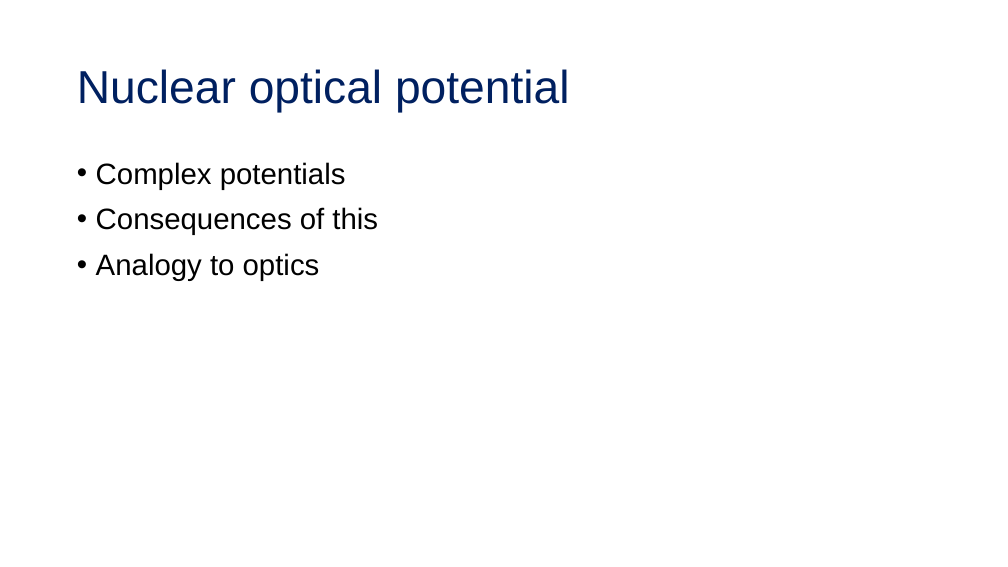
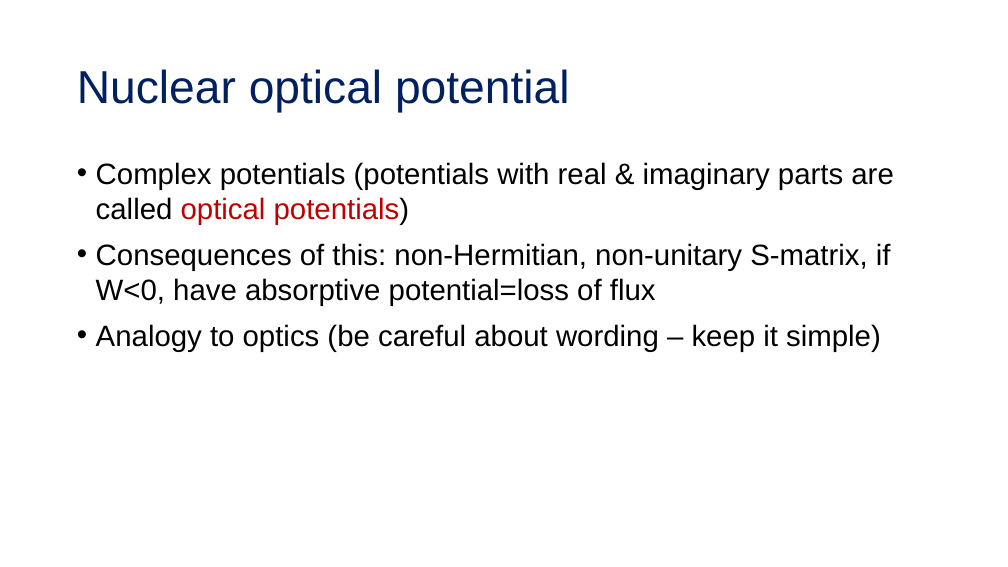
Before and after one commit to tropiano4/tropiano-srg, a slide deck: slide 4 of Presentations/Candidacy_2019/candidacy_presentation.pptx. Drawn at 1008x567 pixels with LibreOffice and Linux fonts; fonts in the diff are those of the drawing; background and template pictures are left out. Boxes give left, top, right and bottom in pixels: in the first picture for what was removed or moved away, otherwise in the second. Text is boxed around its words. In the diff, an @@ line names an element or a change of style, - is before the commit and + after.

```diff
--- a/Presentations/Candidacy_2019/candidacy_presentation.pptx
+++ b/Presentations/Candidacy_2019/candidacy_presentation.pptx
@@ text at [96,162,893,352]: text changed @@
-• Complex potentials
-• Consequences of this
-• Analogy to optics
+• Complex potentials (potentials with real & imaginary parts are called optical potentials)
+• Consequences of this: non-Hermitian, non-unitary S-matrix, if W<0, have absorptive potential=loss of flux
+• Analogy to optics (be careful about wording – keep it simple)
```
Also in this commit, not shown: 2 other slides changed.
